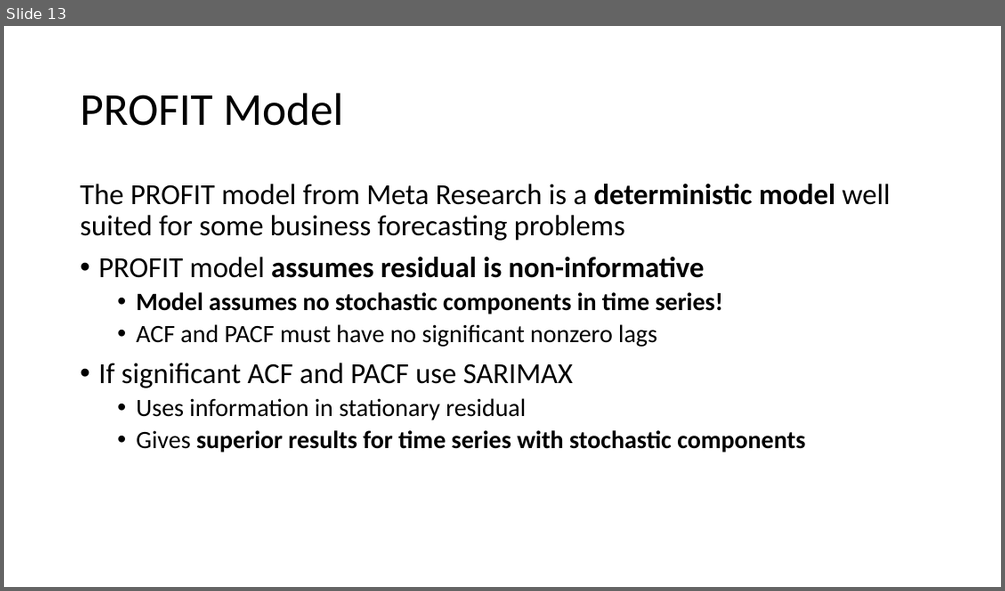
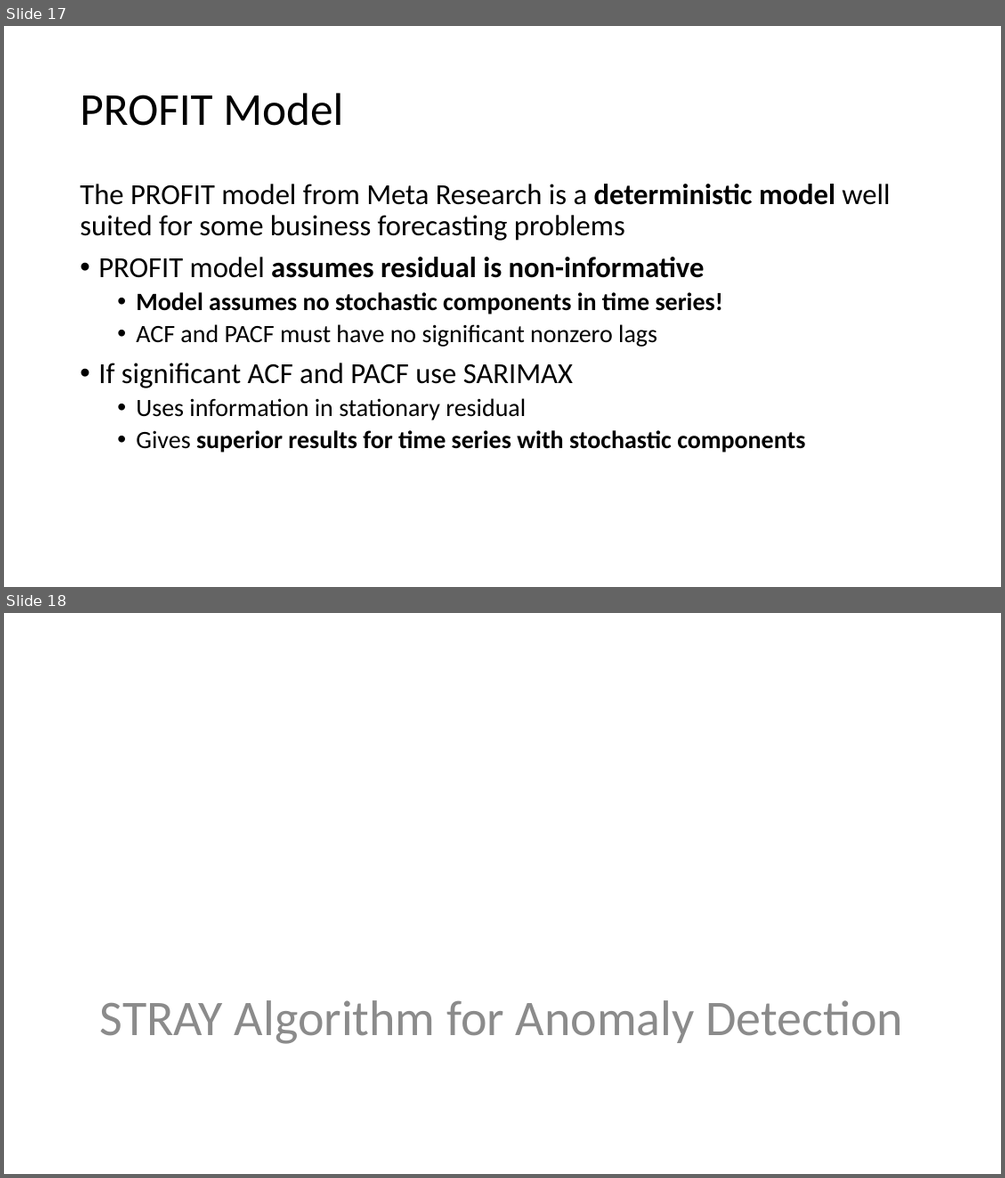
Before and after one commit to StephenElston/CSCI-E-83, a slide deck: LectureSlides/14_ComplexTimeSeries.pptx. Shown one above the other, each under a label of ours: slide 13 before the commit, slides 17 and 18 after it. The pictures are 1005x591 and 1005x1178 pixels, drawn with LibreOffice and Linux fonts; fonts in the diff are those of the drawing. Boxes give left, top, right and bottom in pixels: in the first picture for what was removed or moved away, otherwise in the second. Text is boxed around its words. In the diff, an @@ line names an element or a change of style, - is before the commit and + after.

Commit message:
Added example slides and slides on anomaly detection

```diff
--- a/LectureSlides/14_ComplexTimeSeries.pptx
+++ b/LectureSlides/14_ComplexTimeSeries.pptx
@@ slide 18 added at [4, 613, 1001, 1174], background #FFFFFF @@
@@ text added at [100, 1000, 903, 1044], 48 pt, text #8C8C8C @@
+STRAY Algorithm for Anomaly Detection
@@ what was slide 13 is now slide 17 @@
```
Also in this commit, not shown: 4 slides changed, 6 other slides added.
